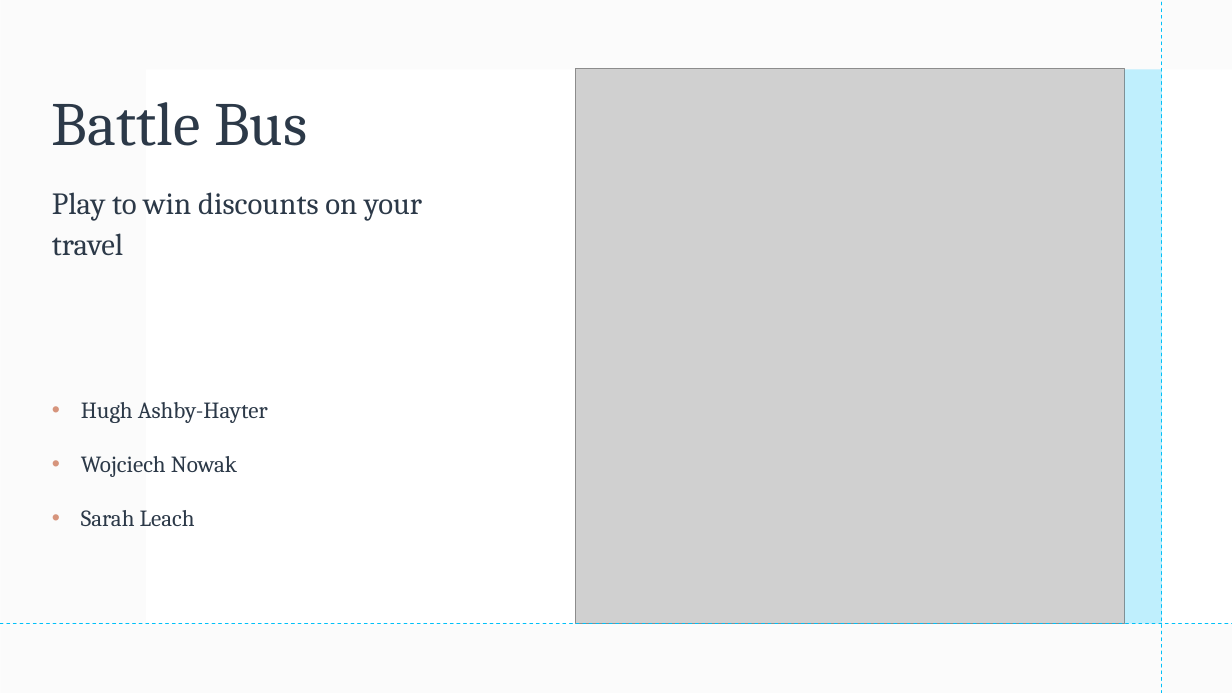
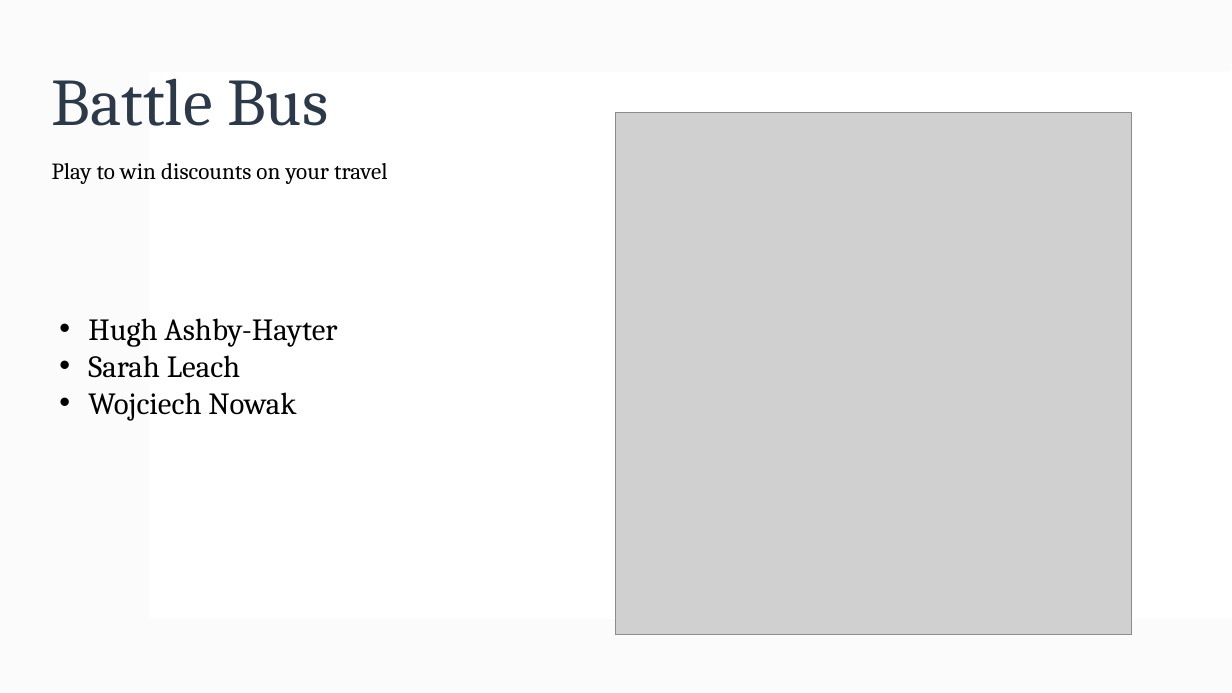
Before and after one commit to WojciechNowak/BattleBus, a slide deck: slide 1 of BattleBus.pptx. Drawn at 1232x693 pixels with LibreOffice and Linux fonts; fonts in the diff are those of the drawing; grey boxes stand for pictures. Boxes give left, top, right and bottom in pixels: in the first picture for what was removed or moved away, otherwise in the second. Text is boxed around its words. In the diff, an @@ line names an element or a change of style, - is before the commit and + after.

```diff
--- a/BattleBus.pptx
+++ b/BattleBus.pptx
@@ rectangle removed at [0, 0, 1232, 693] @@
@@ rectangle removed at [0, 0, 1232, 693] @@
@@ rectangle added at [0, 0, 1232, 693], fill #F4F4F4 at 35% opacity @@
@@ line removed from (1162, 693) to (1162, 1) @@
@@ title "Battle Bus": place and size @@
-title "Battle Bus" at [52, 102, 307, 146]
+title "Battle Bus" at [52, 78, 328, 126]
@@ title "Battle Bus" at [52, 78, 328, 126]: size 48 to 52 pt; vertical alignment bottom to middle @@
@@ rectangle removed at [146, 69, 1232, 624] @@
@@ rectangle removed at [1125, 69, 1162, 624] @@
@@ picture: place and size @@
-picture at [576, 68, 1124, 623]
+picture at [616, 112, 1132, 634]
@@ text added at [52, 163, 387, 184], 18 pt, text #000000 @@
+Play to win discounts on your travel
@@ subtitle removed at [52, 192, 422, 526] @@
-Play to win discounts on your travel
-• Hugh Ashby-Hayter
-• Wojciech Nowak
-• Sarah Leach
@@ text added at [88, 318, 337, 421], 24 pt, text #000000 @@
+• Hugh Ashby-Hayter
+• Sarah Leach
+• Wojciech Nowak
@@ line removed from (0, 624) to (1232, 624) @@
```
Also in this commit, not shown: 2 slides added, 1 other file.
